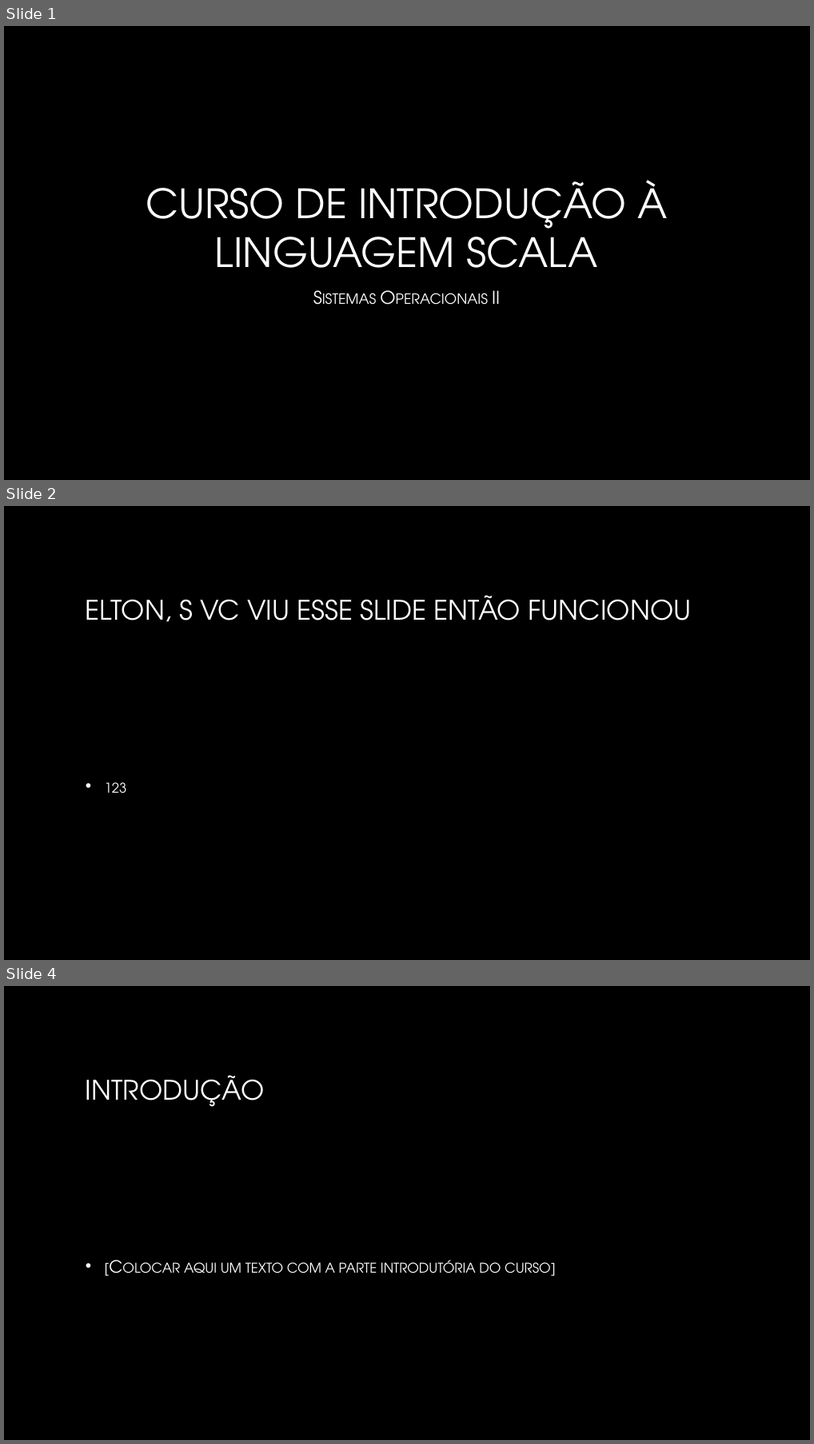
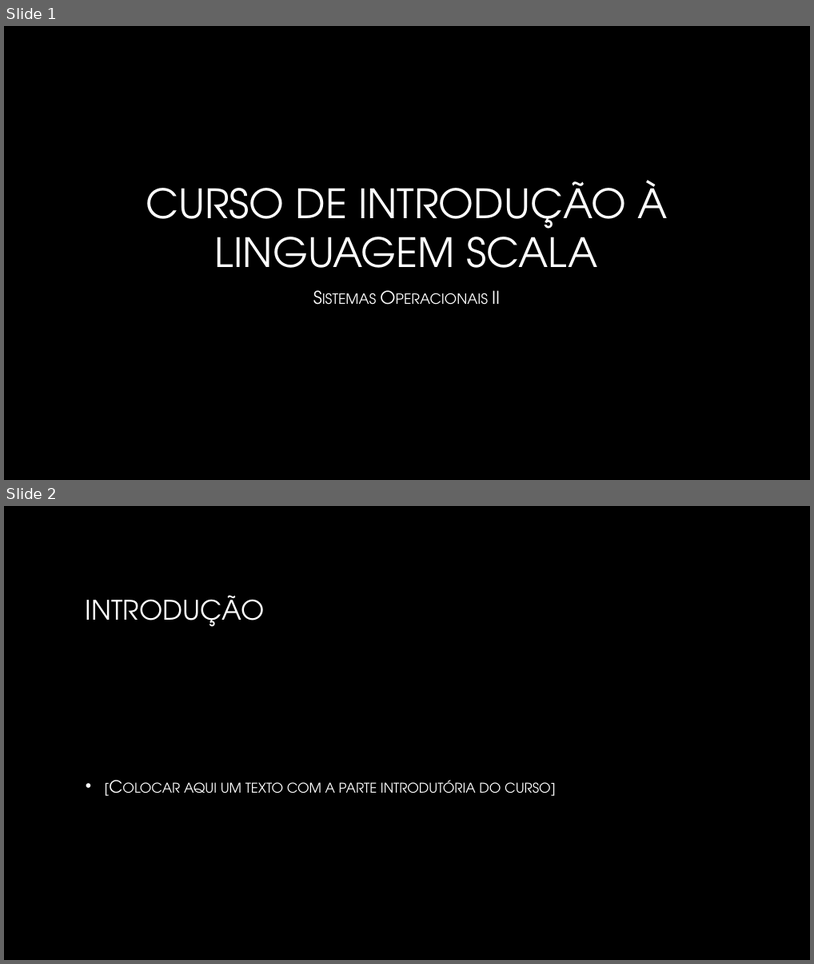
Before and after one commit to fmassaretto/trabalhoScala, a slide deck: Curso de Introdução à linguagem Scala.pptx. Shown one above the other, each under a label of ours: slides 1, 2 and 4 before the commit, slides 1 and 2 after it; the slides between them are not shown. The pictures are 814x1444 and 814x964 pixels, drawn with LibreOffice and Linux fonts; fonts in the diff are those of the drawing; background and template pictures are left out. Boxes give left, top, right and bottom in pixels: in the first picture for what was removed or moved away, otherwise in the second. Text is boxed around its words. In the diff, an @@ line names an element or a change of style, - is before the commit and + after.

```diff
--- a/Curso de Introdução à linguagem Scala.pptx
+++ b/Curso de Introdução à linguagem Scala.pptx
@@ slide 2 removed at bbox=[4, 506, 810, 960], background picture (left out) @@
@@ title removed at bbox=[86, 595, 691, 622] @@
-ELTON, S VC VIU ESSE SLIDE ENTÃO FUNCIONOU
@@ text removed at bbox=[105, 782, 127, 793] @@
-• 123
@@ what was slide 4 is now slide 2 @@
```
Also in this commit, not shown: 6 slides added, 2 other slides removed.
